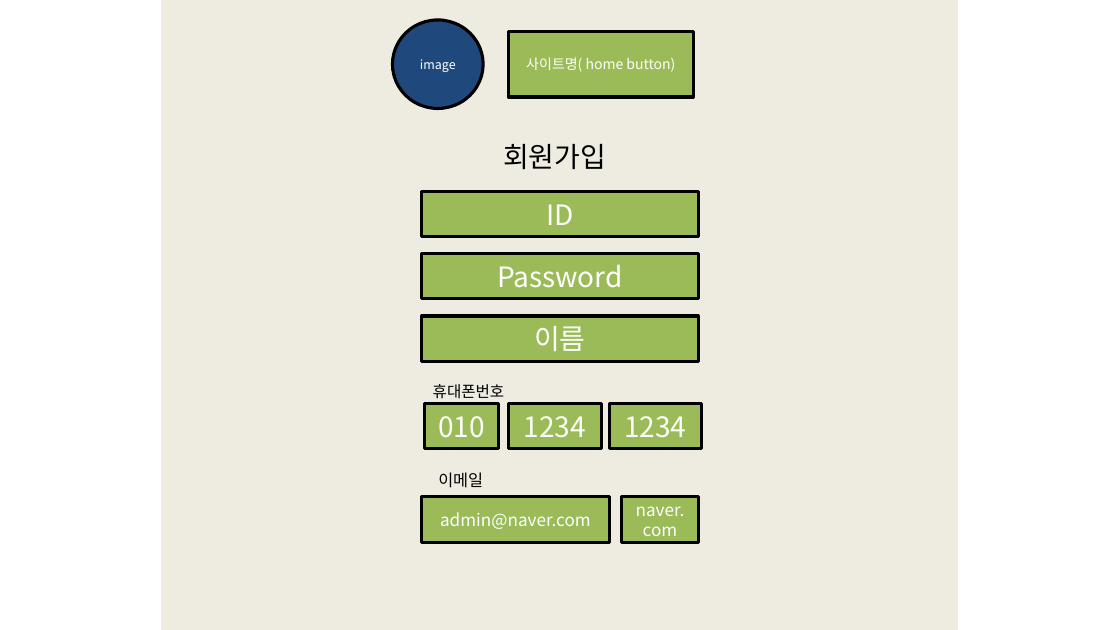
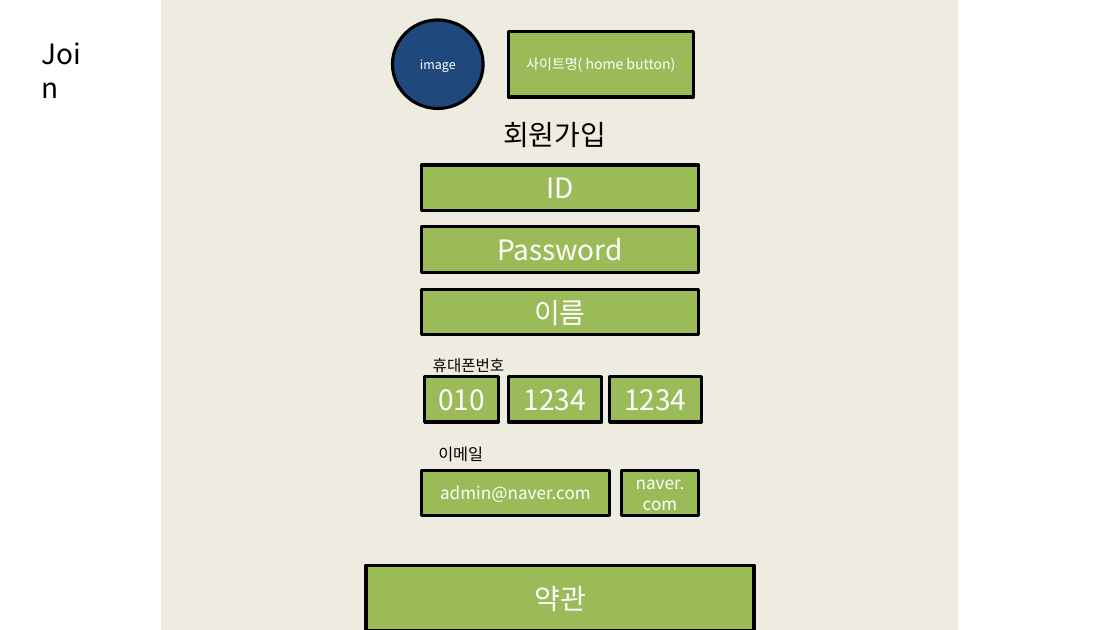
Before and after one commit to What-The-Pork/meeting-log, a slide deck: slide 6 of image/신치수/프레젠테이션1.pptx. Drawn at 1120x630 pixels with LibreOffice and Linux fonts; fonts in the diff are those of the drawing. Boxes give left, top, right and bottom in pixels: in the first picture for what was removed or moved away, otherwise in the second. Text is boxed around its words. In the diff, an @@ line names an element or a change of style, - is before the commit and + after.

```diff
--- a/image/신치수/프레젠테이션1.pptx
+++ b/image/신치수/프레젠테이션1.pptx
@@ text added at (31,31,104,76), 18 pt, text #000000 @@
+Join
@@ text "회원가입": place and size @@
-text "회원가입" at (503,144,606,170)
+text "회원가입" at (503,122,606,148)
@@ 8 rectangles, 2 texts: place and size @@
-8 rectangles, 2 texts at (422,192,701,542)
+8 rectangles, 2 texts at (422,165,701,515)
@@ rectangle added at (366,566,754,630), fill #9BBB59, outline #000000 2 pt, 18 pt, text #FFFFFF @@
+약관
```
Also in this commit, not shown: 1 other slide changed, 1 slide added.
